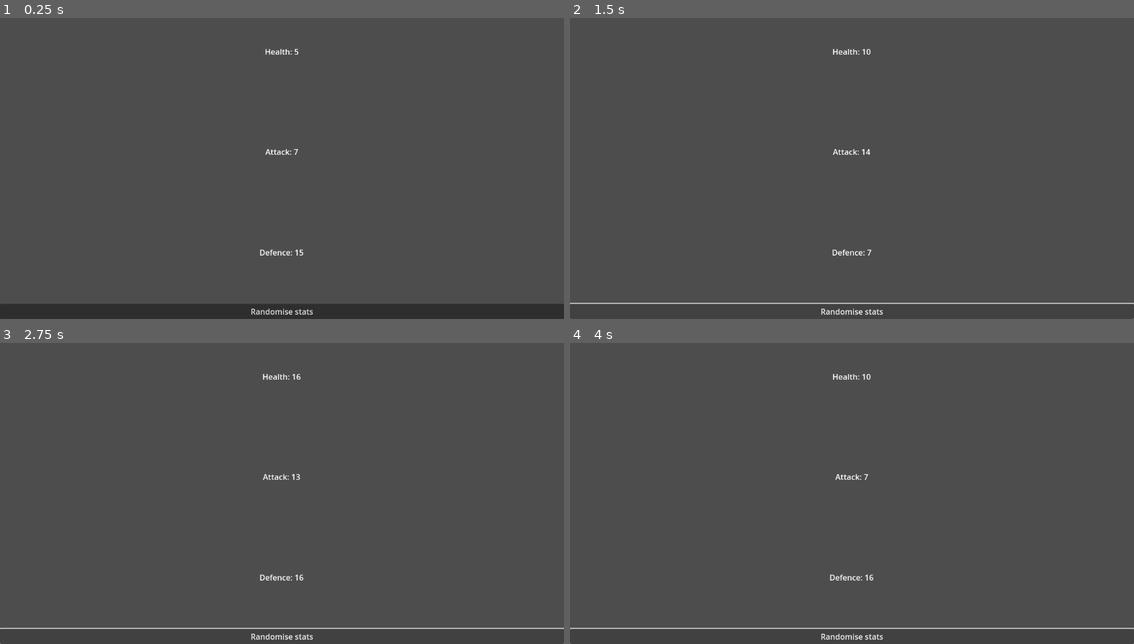
Above: before the commit, frames 1-4 (two rows, left to right).
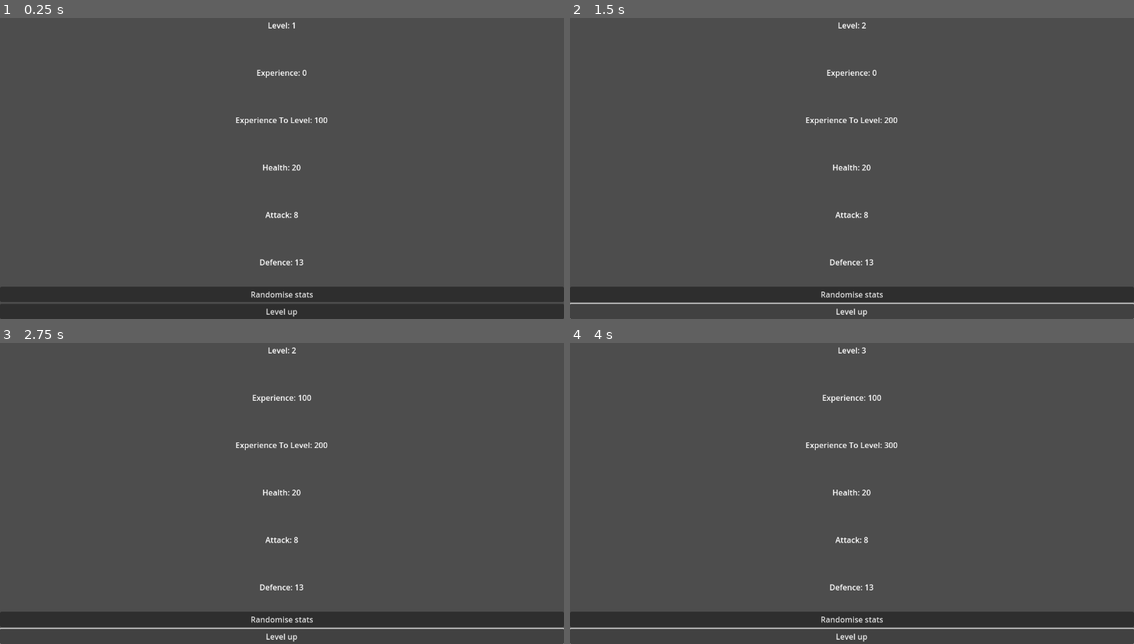
Above: after the commit, the same moments.

Repository: 69ShadesOfPeanut/secret-santa-2024
Game: Godot game, scene res://Scenes/Test/MonsterStatsTest.tscn
Two runs of this game, one before a commit and one after it. Both use one fixed random seed, a clock stepped at 60 frames per second and the inputs below. This scene is started directly instead of the project's main scene.
Inputs (mouse positions are in pixels of both pictures, inside the frame that each line leads up to):
- Up to frame 1 (0.25 s): no input
- Up to frame 2 (1.5 s): click "Randomise stats" at 0.5 s; click (852, 309) at 1.25 s, where only the run after the commit has a clickable "Level up"
- Up to frame 3 (2.75 s): tap Enter at 2 s; hold D (Right) from 2.03 s (still down)
- Up to frame 4 (4 s): tap Space at 2.75 s; release D (Right) at 2.78 s; hold S (Down) 2.78-3.53 s; tap Enter at 3.5 s; hold D (Right) from 3.53 s (still down)

The runs differ from the first frame. In frame 1, 6.0% of the frame differs, in the area x 0-100%, y 1-100%; in frame 2, 6.0%; in frame 3, 6.0%; in frame 4, 6.0%.

Commit message:
Basic level up system
Added an experience system and a function that checks for updates.
This is very bare bones and doesn't do any real math apart from adding simple ints and.
Updated testing scene to account for this change and show new and useful info

Diff:
--- a/Scenes/Test/MonsterStatsTest.tscn
+++ b/Scenes/Test/MonsterStatsTest.tscn
@@ -8,7 +8,7 @@
 Health = 20
 Attack = 8
 Defence = 13
-RandomiseStats = true
+RandomiseStats = false
 MinHealth = 5
 MaxHealth = 23
 MinAttack = 3
@@ -34,6 +34,24 @@
 script = ExtResource("1_vy5s6")
 Monster = SubResource("Resource_ckpgo")
 
+[node name="Level" type="Label" parent="VBoxContainer"]
+layout_mode = 2
+size_flags_vertical = 6
+text = "Place holder text"
+horizontal_alignment = 1
+
+[node name="Experience" type="Label" parent="VBoxContainer"]
+layout_mode = 2
+size_flags_vertical = 6
+text = "Place holder text"
+horizontal_alignment = 1
+
+[node name="ExperienceToLevel" type="Label" parent="VBoxContainer"]
+layout_mode = 2
+size_flags_vertical = 6
+text = "Place holder text"
+horizontal_alignment = 1
+
 [node name="Health" type="Label" parent="VBoxContainer"]
 layout_mode = 2
 size_flags_vertical = 6
@@ -56,4 +74,9 @@
 layout_mode = 2
 text = "Randomise stats"
 
+[node name="Button2" type="Button" parent="VBoxContainer"]
+layout_mode = 2
+text = "Level up"
+
 [connection signal="pressed" from="VBoxContainer/Button" to="VBoxContainer" method="_ready"]
+[connection signal="pressed" from="VBoxContainer/Button2" to="VBoxContainer" method="LevelUpTest"]
--- a/Scripts/MonsterStats.gd
+++ b/Scripts/MonsterStats.gd
@@ -9,7 +9,7 @@
 # The level of the monster
 var Level : int = 1
 # The current experience
-var Experience : int = 1
+var Experience : int = 0
 # The current experience needed to level up
 var ExperienceLevelUp : int = 100
 @export var Health : int
@@ -38,3 +38,16 @@
 	Health = randi_range(MinHealth, MaxHealth)
 	Attack = randi_range(MinAttack, MaxAttack)
 	Defence = randi_range(MinDefence, MaxDefence)
+
+# Function that adds experience
+func AddXP(XPGiven : int):
+	Experience += XPGiven
+	print("Current experience is: " + str(Experience))
+
+	# Checks if current XP is enough to level up
+	if Experience >= ExperienceLevelUp:
+		print("Level up!")
+		Level += 1
+		ExperienceLevelUp += 100
+		Experience = 0
+		print("Current level is: " + str(Level) + "\nCurrent experience to level up is: " + str(ExperienceLevelUp))
--- a/Scripts/Test/MonsterStatsTest.gd
+++ b/Scripts/Test/MonsterStatsTest.gd
@@ -15,6 +15,14 @@
 
 # Func to set the test text to the monster stats
 func SetText() -> void:
+	get_node("Level").text = "Level: " + str(Monster.Level)
+	get_node("Experience").text = "Experience: " + str(Monster.Experience)
+	get_node("ExperienceToLevel").text = "Experience To Level: " + str(Monster.ExperienceLevelUp)
 	get_node("Health").text = "Health: " + str(Monster.Health)
 	get_node("Attack").text = "Attack: " + str(Monster.Attack)
 	get_node("Defence").text = "Defence: " + str(Monster.Defence)
+
+# Func to level up the test monster
+func LevelUpTest() -> void:
+	Monster.AddXP(100)
+	_ready()
